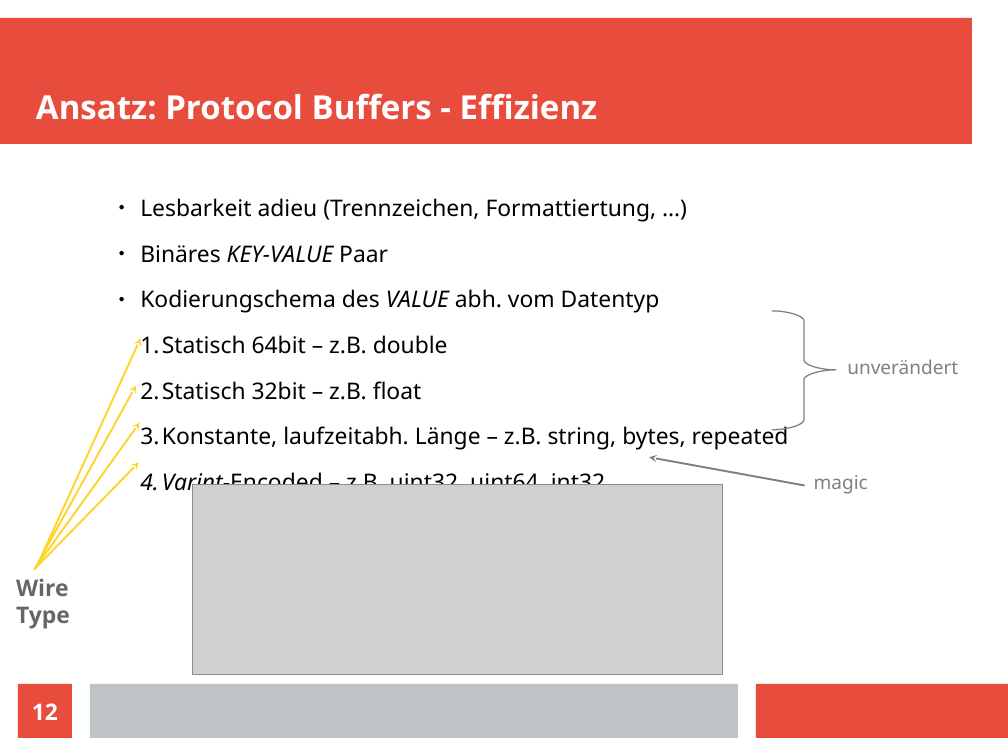
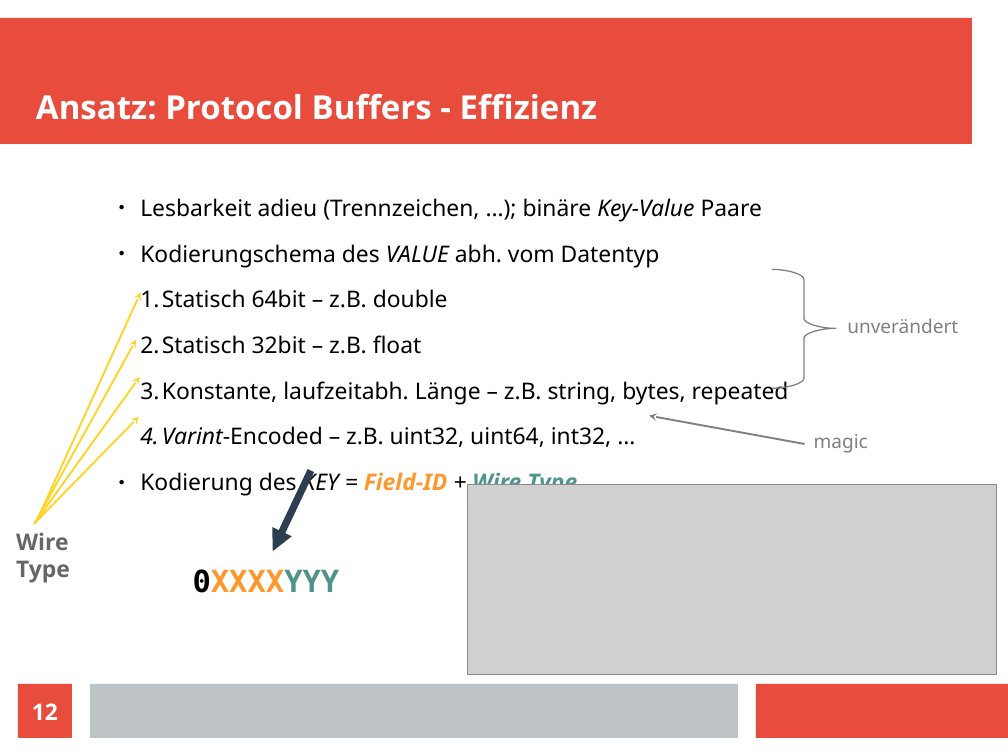
Before and after one commit to slavistan/grpc-showcase, a slide deck: slide 12 of slides.odp. Drawn at 1008x756 pixels with LibreOffice and Linux fonts; fonts in the diff are those of the drawing; grey boxes stand for pictures. Boxes give left, top, right and bottom in pixels: in the first picture for what was removed or moved away, otherwise in the second. Text is boxed around its words. In the diff, an @@ line names an element or a change of style, - is before the commit and + after.

Commit message:
update slides

```diff
--- a/slides.odp
+++ b/slides.odp
@@ text at (140, 198, 762, 222): text changed @@
-● Lesbarkeit adieu (Trennzeichen, Formattiertung, …)
-● Binäres KEY-VALUE Paar
+● Lesbarkeit adieu (Trennzeichen, …); binäre Key-Value Paare
@@ 4 arrows, 1 text: place and size @@
-4 arrows, 1 text at (16, 338, 141, 629)
+4 arrows, 1 text at (16, 293, 141, 583)
@@ 2 texts, 1 freeform shape, 1 arrow: place and size @@
-2 texts, 1 freeform shape, 1 arrow at (649, 311, 958, 494)
+2 texts, 1 freeform shape, 1 arrow at (649, 270, 958, 453)
@@ text at (140, 426, 612, 496): text changed @@
-  4. Varint-Encoded – z.B. uint32, uint64, int32, ...
+  4. Varint-Encoded – z.B. uint32, uint64, int32, …
+● Kodierung des KEY = Field-ID + Wire Type
@@ arrow added from (311, 471) to (273, 552), #2C3E50 5.67 pt @@
@@ picture: place and size @@
-picture at (193, 485, 723, 674)
+picture at (467, 485, 997, 674)
@@ text added at (193, 569, 340, 593), 24 pt, text #FF972F, bold @@
+0XXXXYYY
```
Also in this commit, not shown: 2 slides added.
